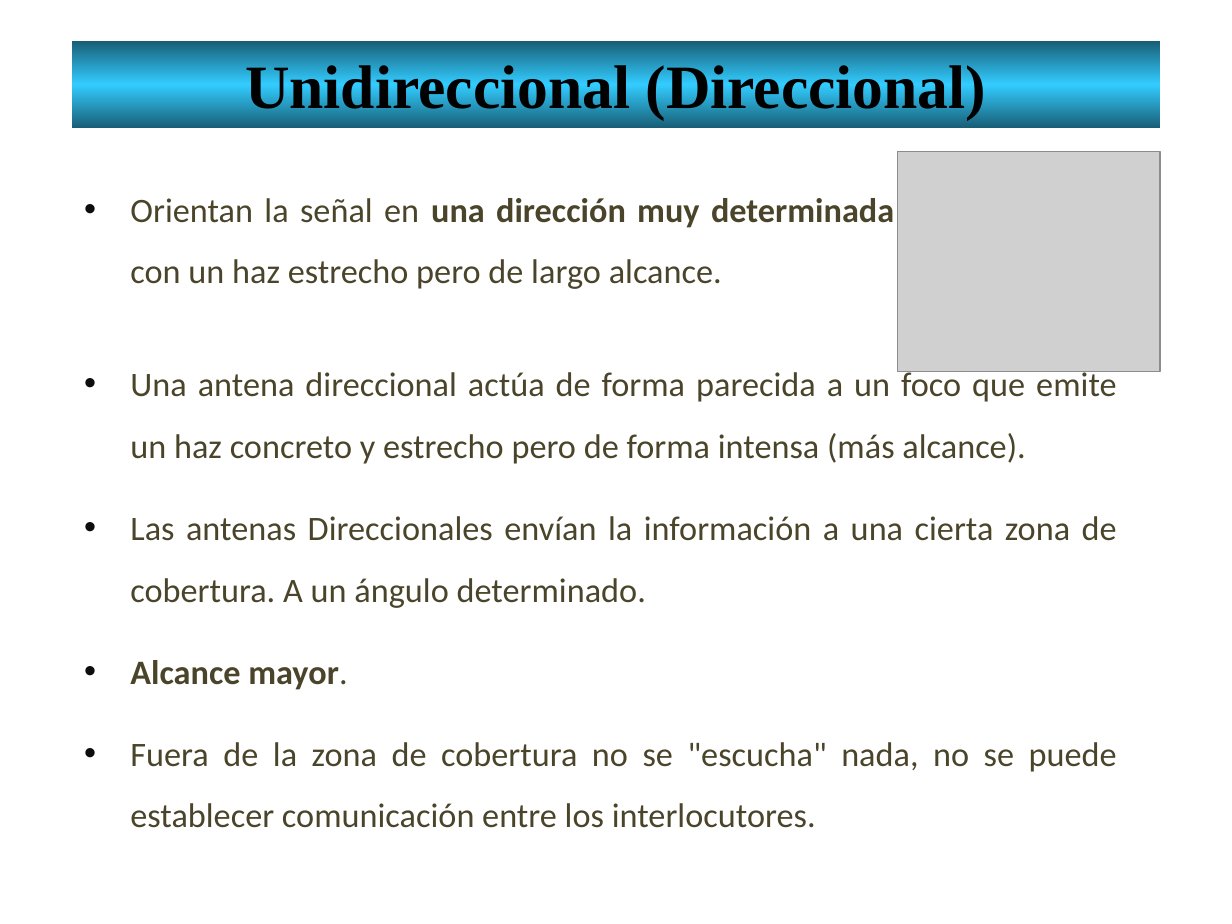
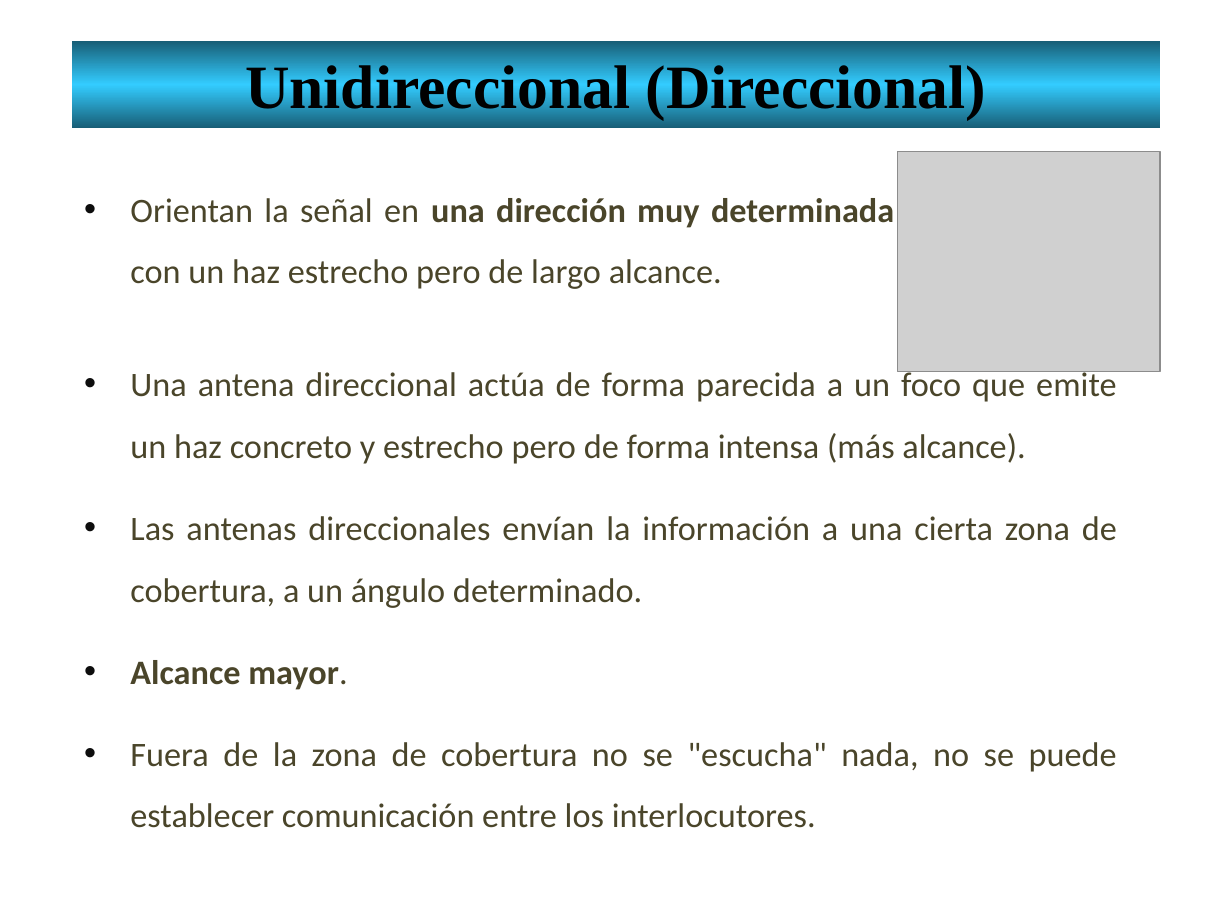
Before and after one commit to lizetheP/Redes1, a slide deck: slide 14 of CalendarioAgo20/Presentaciones/13_RedesInalambricas.pptx (slide 13 before the commit). Drawn at 1232x924 pixels with LibreOffice and Linux fonts; fonts in the diff are those of the drawing; grey boxes stand for pictures. Boxes give left, top, right and bottom in pixels: in the first picture for what was removed or moved away, otherwise in the second. Text is boxed around its words. In the diff, an @@ line names an element or a change of style, - is before the commit and + after.

```diff
--- a/CalendarioAgo20/Presentaciones/13_RedesInalambricas.pptx
+++ b/CalendarioAgo20/Presentaciones/13_RedesInalambricas.pptx
@@ text at (130,516,1117,608): text changed @@
-• Las antenas Direccionales envían la información a una cierta zona de cobertura. A un ángulo determinado.
+• Las antenas direccionales envían la información a una cierta zona de cobertura, a un ángulo determinado.
```
Also in this commit, not shown: 6 other slides changed, 1 slide added.
